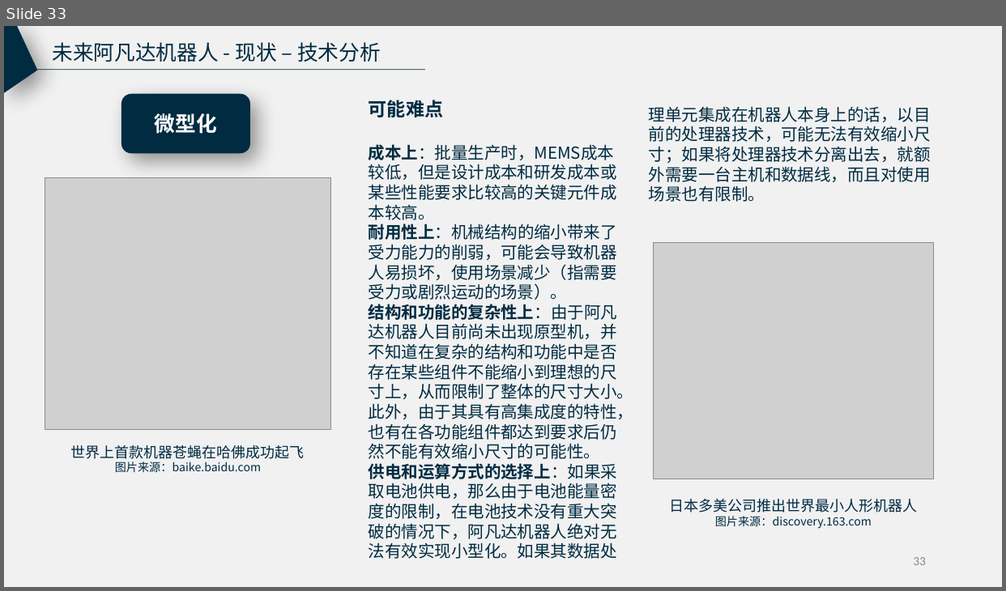
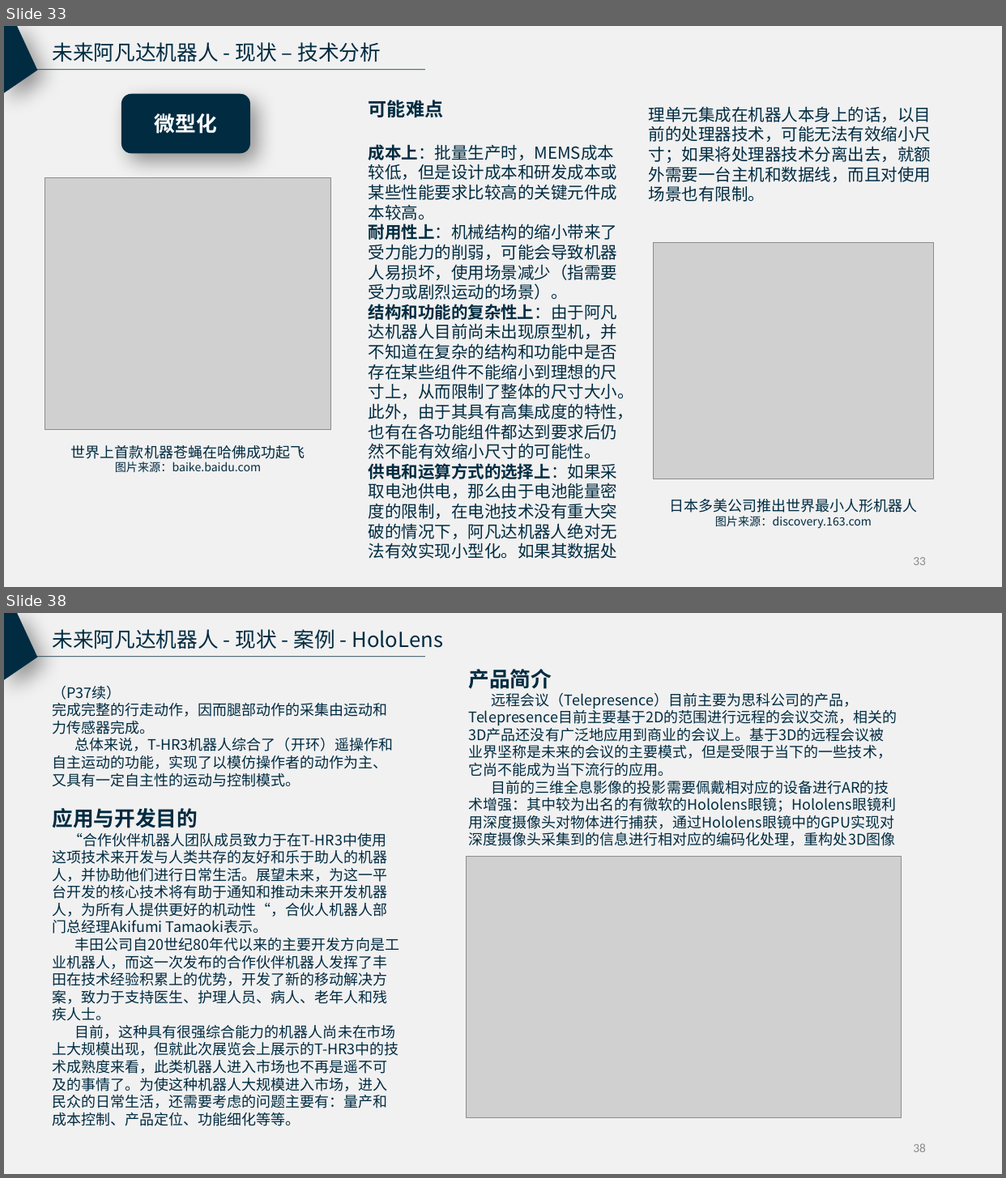
Before and after one commit to RunTimeError2/Avabot---Industry-Frontier, a slide deck: 未来阿凡达机器人_产业调研报告试验稿.pptx. Shown one above the other, each under a label of ours: slide 33 before the commit, slides 33 and 38 after it; the slides between them are not shown. The pictures are 1006x591 and 1006x1178 pixels, drawn with LibreOffice and Linux fonts; fonts in the diff are those of the drawing; grey boxes stand for pictures. Boxes give left, top, right and bottom in pixels: in the first picture for what was removed or moved away, otherwise in the second. Text is boxed around its words. In the diff, an @@ line names an element or a change of style, - is before the commit and + after.

```diff
--- a/未来阿凡达机器人_产业调研报告试验稿.pptx
+++ b/未来阿凡达机器人_产业调研报告试验稿.pptx
@@ slide 38 added at [4, 613, 1002, 1174], background #F1F1F1 @@
@@ freeform shape added at [4, 613, 38, 680], fill #002B41 @@
@@ text added at [52, 629, 443, 649], 20 pt, text #002B41 @@
+未来阿凡达机器人 - 现状 - 案例 - HoloLens
@@ line added from (20, 657) to (425, 657), #002B41 0.63 pt @@
@@ text added at [469, 669, 897, 846], 14 pt, text #002B41 @@
+产品简介
+远程会议（Telepresence）目前主要为思科公司的产品，Telepresence目前主要基于2D的范围进行远程的会议交流，相关的3D产品还没有广泛地应用到商业的会议上。基于3D的远程会议被业界坚称是未来的会议的主要模式，但是受限于当下的一些技术，它尚不能成为当下流行的应用。
+目前的三维全息影像的投影需要佩戴相对应的设备进行AR的技术增强：其中较为出名的有微软的Hololens眼镜；Hololens眼镜利用深度摄像头对物体进行捕获，通过Hololens眼镜中的GPU实现对深度摄像头采集到的信息进行相对应的编码化处理，重构处3D图像
@@ text added at [52, 686, 399, 1127], 14 pt, text #002B41 @@
+（P37续）
+完成完整的行走动作，因而腿部动作的采集由运动和力传感器完成。
+总体来说，T-HR3机器人综合了（开环）遥操作和自主运动的功能，实现了以模仿操作者的动作为主、又具有一定自主性的运动与控制模式。
+应用与开发目的
+“合作伙伴机器人团队成员致力于在T-HR3中使用这项技术来开发与人类共存的友好和乐于助人的机器人，并协助他们进行日常生活。展望未来，为这一平台开发的核心技术将有助于通知和推动未来开发机器人，为所有人提供更好的机动性“，合伙人机器人部门总经理Akifumi Tamaoki表示。
+丰田公司自20世纪80年代以来的主要开发方向是工业机器人，而这一次发布的合作伙伴机器人发挥了丰田在技术经验积累上的优势，开发了新的移动解决方案，致力于支持医生、护理人员、病人、老年人和残疾人士。
+目前，这种具有很强综合能力的机器人尚未在市场上大规模出现，但就此次展览会上展示的T-HR3中的技术成熟度来看，此类机器人进入市场也不再是遥不可及的事情了。为使这种机器人大规模进入市场，进入民众的日常生活，还需要考虑的问题主要有：量产和成本控制、产品定位、功能细化等等。
@@ picture added at [466, 856, 901, 1118] @@
@@ page number added at [913, 1144, 926, 1152], 12 pt, text #8C8C8C @@
+38
```
Also in this commit, not shown: 3 slides changed, 6 other slides added, 4 slides removed.
